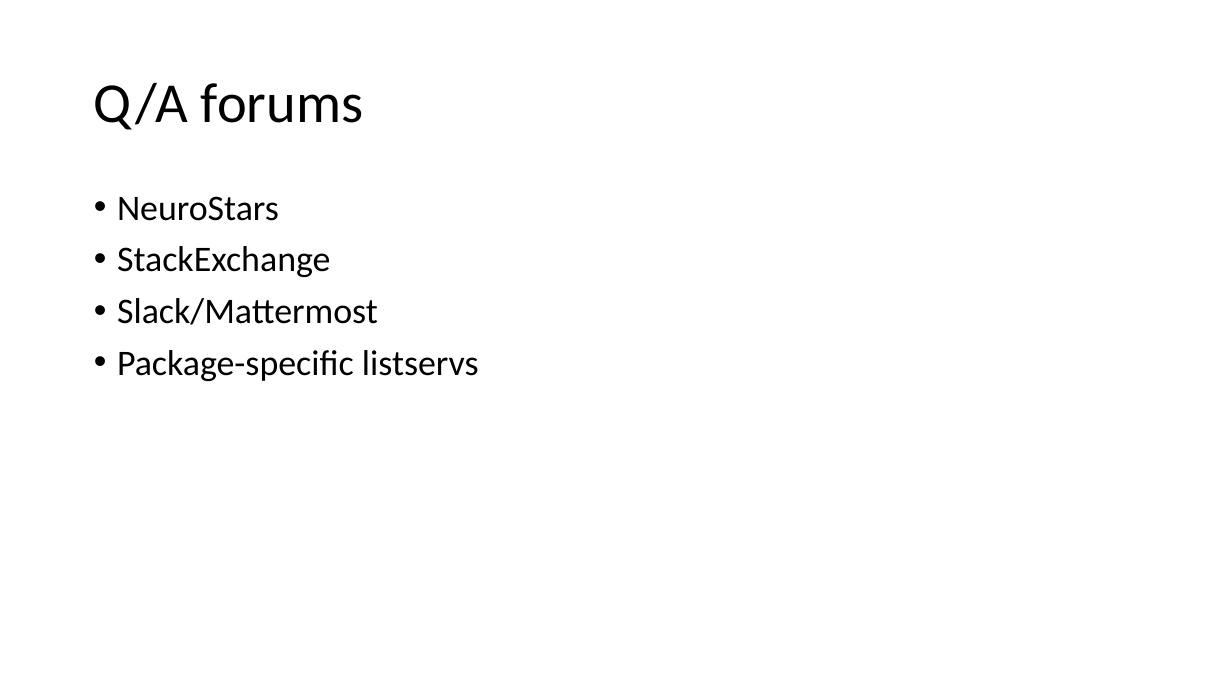
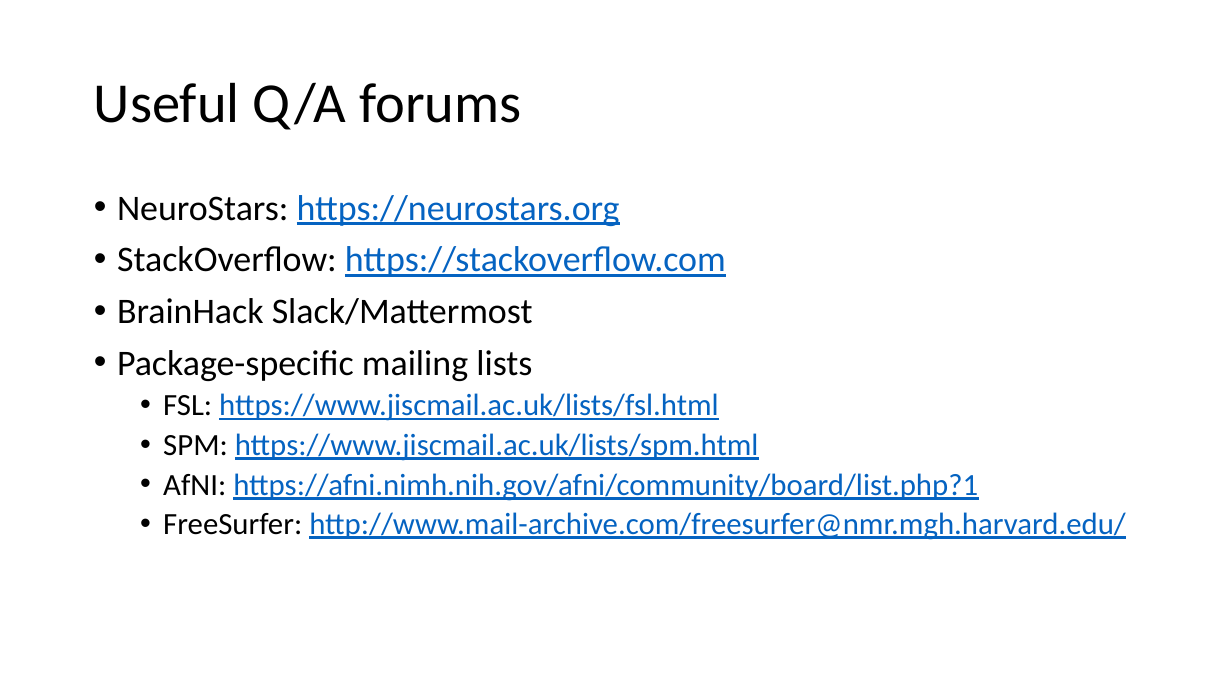
Before and after one commit to fiuneuro/training-week-2019, a slide deck: slide 4 of day1/06_community_resources.pptx (slide 3 before the commit). Drawn at 1232x693 pixels with LibreOffice and Linux fonts; fonts in the diff are those of the drawing. Boxes give left, top, right and bottom in pixels: in the first picture for what was removed or moved away, otherwise in the second. Text is boxed around its words. In the diff, an @@ line names an element or a change of style, - is before the commit and + after.

```diff
--- a/day1/06_community_resources.pptx
+++ b/day1/06_community_resources.pptx
@@ title at bbox=[94, 82, 521, 130]: text changed @@
-Q/A forums
+Useful Q/A forums
@@ text at bbox=[117, 195, 1126, 540]: text changed; size 28 to 24 pt; text colour #000000 to #0563C1 @@
-• NeuroStars
-• StackExchange
-• Slack/Mattermost
-• Package-specific listservs
+• NeuroStars: https://neurostars.org
+• StackOverflow: https://stackoverflow.com
+• BrainHack Slack/Mattermost
+• Package-specific mailing lists
+  • FSL: https://www.jiscmail.ac.uk/lists/fsl.html
+  • SPM: https://www.jiscmail.ac.uk/lists/spm.html
+  • AfNI: https://afni.nimh.nih.gov/afni/community/board/list.php?1
+  • FreeSurfer: http://www.mail-archive.com/freesurfer@nmr.mgh.harvard.edu/
```
Also in this commit, not shown: 4 other slides changed, 2 slides added, 4 other files.
